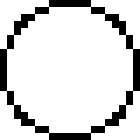
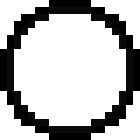
Before/after of a 140 x 140 layered artwork. What changed in the layer stack:
painted on "Layer 2" over 7, 7, 133, 133
